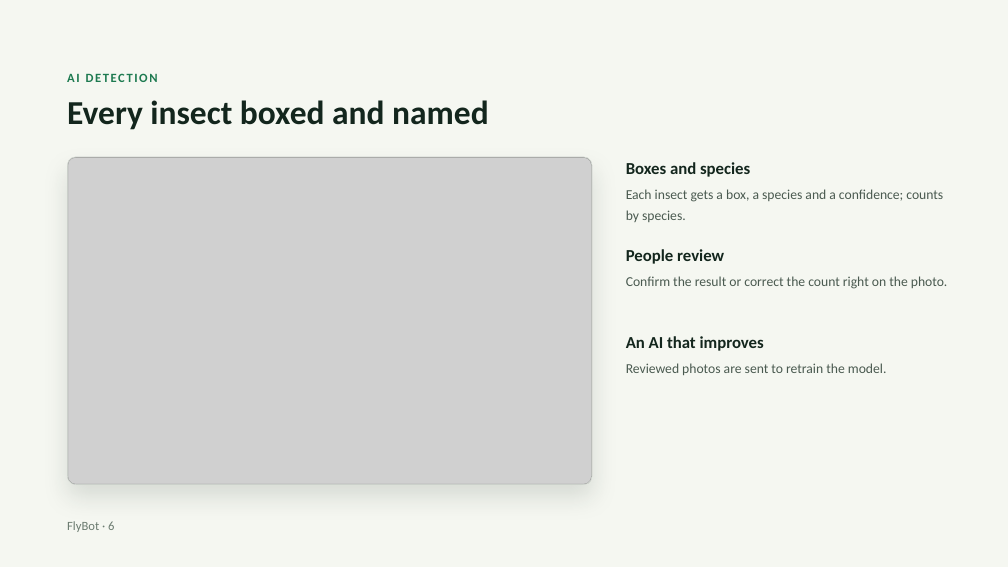
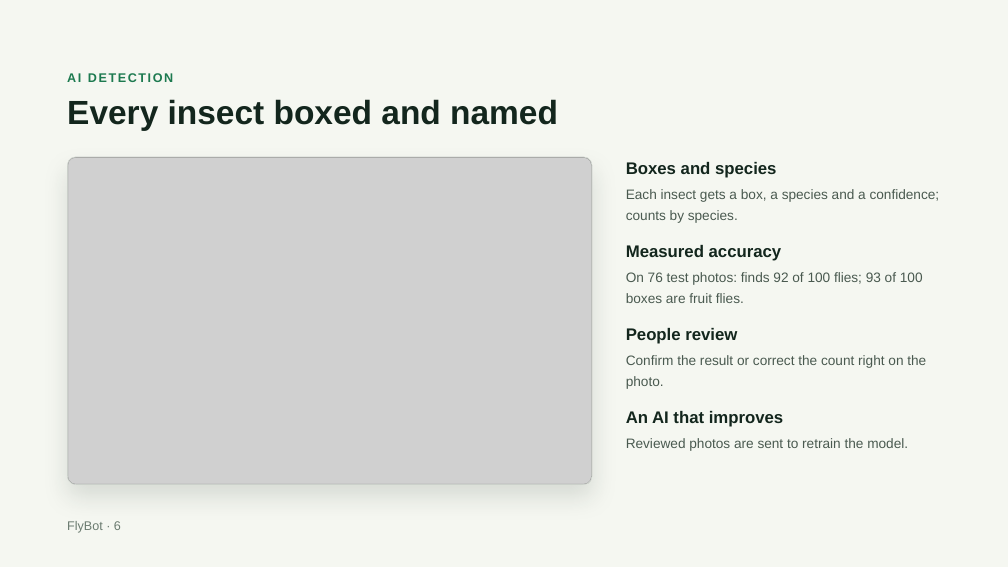
Before and after one commit to agrhub/flybot, a slide deck: slide 6 of FlyBot – Product overview (link).pptx. Drawn at 1008x567 pixels with LibreOffice and Linux fonts; fonts in the diff are those of the drawing; grey boxes stand for pictures. Boxes give left, top, right and bottom in pixels: in the first picture for what was removed or moved away, otherwise in the second. Text is boxed around its words. In the diff, an @@ line names an element or a change of style, - is before the commit and + after.

```diff
--- a/FlyBot – Product overview (link).pptx
+++ b/FlyBot – Product overview (link).pptx
@@ text added at (626, 245, 782, 261), 16 pt, text #13261D, bold @@
+Measured accuracy
@@ text added at (626, 272, 923, 303), 13 pt, text #4A5A50 @@
+On 76 test photos: finds 92 of 100 flies; 93 of 100 boxes are fruit flies.
@@ text "People review": place and size @@
-text "People review" at (626, 249, 724, 264)
+text "People review" at (626, 328, 737, 344)
@@ font Calibri to Arial in 9 elements at (67, 73, 173, 82), (67, 99, 558, 131), (626, 162, 776, 178), (626, 189, 940, 223), (67, 521, 121, 533), (626, 411, 783, 427), (626, 438, 908, 451), (626, 328, 737, 344), (626, 355, 926, 389) @@
@@ text "Confirm the result or correct ...": place and size @@
-text "Confirm the result or correct ..." at (626, 276, 948, 289)
+text "Confirm the result or correct ..." at (626, 355, 926, 389)
@@ text "An AI that improves": place and size @@
-text "An AI that improves" at (626, 336, 764, 351)
+text "An AI that improves" at (626, 411, 783, 427)
@@ text "Reviewed photos are sent to ...": place and size @@
-text "Reviewed photos are sent to ..." at (626, 363, 887, 375)
+text "Reviewed photos are sent to ..." at (626, 438, 908, 451)
```
Also in this commit, not shown: 15 other slides changed, 3 other files.
